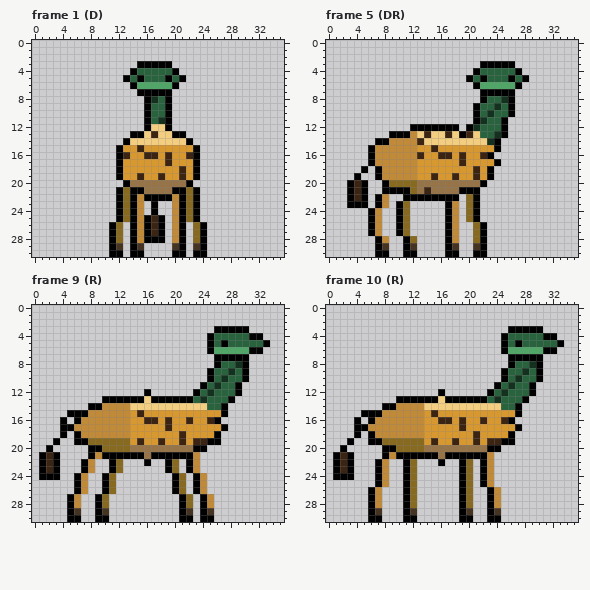
Two states of a pixel-art file, assets/enemies/09_questing_beast_walk.aseprite. Above is the file before it was changed.
36x31 pixels, 20 frames. Shown: frame 1 (D), frame 5 (DR), frame 9 (R), frame 10 (R). The commit also changed other frames, which this record leaves out.
The same view after the edit:
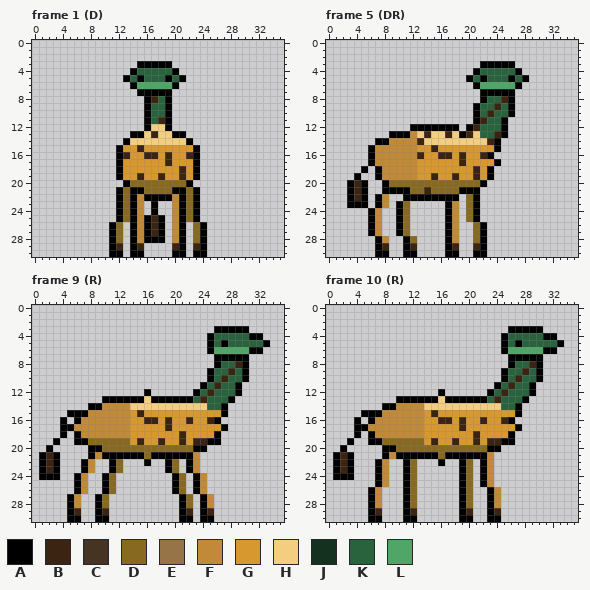
Palette (. is transparent): A #000000  B #3c2412  C #463422  D #876a1f  E #967448  F #c18a39  G #d89830  H #f4ce80  J #14301f  K #29633e  L #4fa667
Diff:
{"where": "frame 1 (D)"}
{"frame":1,"y":8,"x":17,"old":"J","new":"B"}
{"frame":1,"y":11,"x":18,"old":"J","new":"B"}
{"frame":1,"y":20,"x":14,"old":"EEEEEEEE","new":"DDDDDDDD"}
{"frame":1,"y":21,"x":16,"old":"EEEE","new":"DDDD"}
{"frame":1,"y":29,"x":12,"old":"C","new":"B"}
{"frame":1,"y":29,"x":15,"old":"C","new":"B"}
{"frame":1,"y":29,"x":20,"old":"C","new":"B"}
{"frame":1,"y":29,"x":23,"old":"C","new":"B"}
{"where": "frame 5 (DR)"}
{"frame":5,"y":8,"x":25,"old":"J","new":"B"}
{"frame":5,"y":9,"x":24,"old":"J","new":"B"}
{"frame":5,"y":10,"x":23,"old":"J","new":"B"}
{"frame":5,"y":11,"x":22,"old":"J","new":"B"}
{"frame":5,"y":12,"x":21,"old":"J","new":"B"}
{"frame":5,"y":13,"x":24,"old":"J","new":"B"}
{"frame":5,"y":14,"x":23,"old":"J","new":"B"}
{"frame":5,"y":20,"x":13,"old":"EEEEEEEEE","new":"DDDDDDDDD"}
{"frame":5,"y":21,"x":13,"old":"E","new":"D"}
{"frame":5,"y":21,"x":15,"old":"EEEE","new":"DDDD"}
{"frame":5,"y":29,"x":8,"old":"C","new":"B"}
{"frame":5,"y":29,"x":12,"old":"C","new":"B"}
{"frame":5,"y":29,"x":18,"old":"C","new":"B"}
{"frame":5,"y":29,"x":21,"old":"C","new":"B"}
{"where": "frame 9 (R)"}
{"frame":9,"y":8,"x":29,"old":"J","new":"B"}
{"frame":9,"y":9,"x":28,"old":"J","new":"B"}
{"frame":9,"y":10,"x":27,"old":"J","new":"B"}
{"frame":9,"y":11,"x":26,"old":"J","new":"B"}
{"frame":9,"y":12,"x":25,"old":"J","new":"B"}
{"frame":9,"y":13,"x":24,"old":"J","new":"B"}
{"frame":9,"y":20,"x":14,"old":"EEEEEEEEE","new":"DDDDDDDDD"}
{"frame":9,"y":21,"x":16,"old":"E","new":"D"}
{"frame":9,"y":29,"x":6,"old":"C","new":"B"}
{"frame":9,"y":29,"x":10,"old":"C","new":"B"}
{"frame":9,"y":29,"x":22,"old":"C","new":"B"}
{"frame":9,"y":29,"x":25,"old":"C","new":"B"}
{"where": "frame 10 (R)"}
{"frame":10,"y":8,"x":29,"old":"J","new":"B"}
{"frame":10,"y":9,"x":28,"old":"J","new":"B"}
{"frame":10,"y":10,"x":27,"old":"J","new":"B"}
{"frame":10,"y":11,"x":26,"old":"J","new":"B"}
{"frame":10,"y":12,"x":25,"old":"J","new":"B"}
{"frame":10,"y":13,"x":24,"old":"J","new":"B"}
{"frame":10,"y":20,"x":14,"old":"EEEEEEEEE","new":"DDDDDDDDD"}
{"frame":10,"y":21,"x":16,"old":"E","new":"D"}
{"frame":10,"y":29,"x":7,"old":"C","new":"B"}
{"frame":10,"y":29,"x":12,"old":"C","new":"B"}
{"frame":10,"y":29,"x":20,"old":"C","new":"B"}
{"frame":10,"y":29,"x":24,"old":"C","new":"B"}
